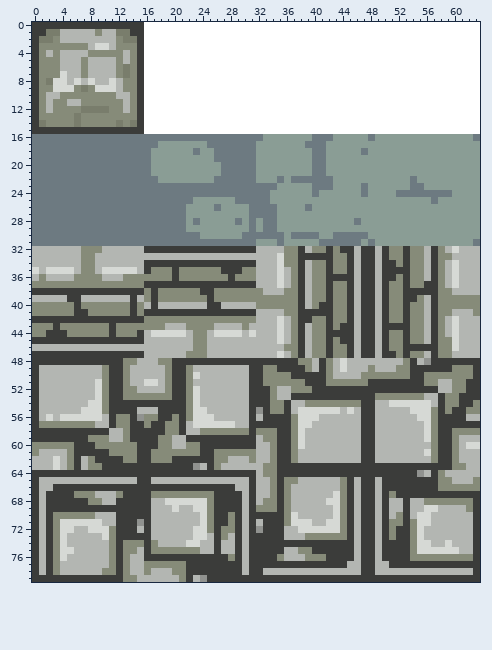
Sprite sheet -- assets/sprites/tileset.png. The picture above was drawn from the file before the commit.
The file is 64x80 pixels.
The same view after the edit:
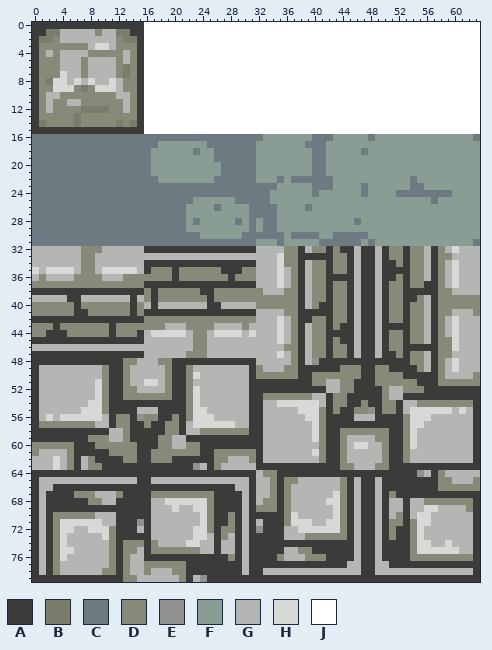
Palette (. is transparent): A #3b3c3a  B #797d6c  C #6d7a81  D #868b79  E #90928f  F #8a9d95  G #b3b6b2  H #d6d9d5  J #ffffff
The commit says: Collision map baked
The edit:
Changed rows in their new state; - is an unchanged pixel.
first column x 32:
48 GGGGGDAGE-AAAAAAAAAAAADDG-DGHGGG
49 DGGGDD-AA-AADDDAADDAAA-DG-DGHGGG
50 D----D--DD-DDDDAA----A--AA-GGGGD
51 -AAAAAA-DDGG--AA-DDDDDD-AADD--DD
52 --AAAAAA--GGDD----DGGDDD--AAAA--
53 -D-DDDDDGG-DD----A-GGAAAAA-AA---
54 -GGHHHHHHGA--AAD-ADDAGGDDDD--DDA
55 AGGGG----DADAADDEADDA----HHHGHGA
56 AGGGGGG--DAAAA-GGAAAADH--GGGGG-A
57 -GGGGGGGHDAAAAA--AAAADHHGGGGGGG-
58 AGGGGGG-HDAADDDDDDDAADH-GGGGGGGA
59 AGGGGGG-HDAAD--GGDDAADH-GGGGG--A
60 A-GGGGG--DAAD-HHG-DAADH--GGGG-GA
61 A-GGGG--HDAAD--GG-DAAD--GGGGG--A
62 A-GGGG---DAAD--GG-DAAD---GGGG--A
63 AAA---------DDGGGDD---------AAAA
Where, in picture pixels (left, top, right, bottom), the same in both pictures:
changed: (256, 358, 480, 470)
